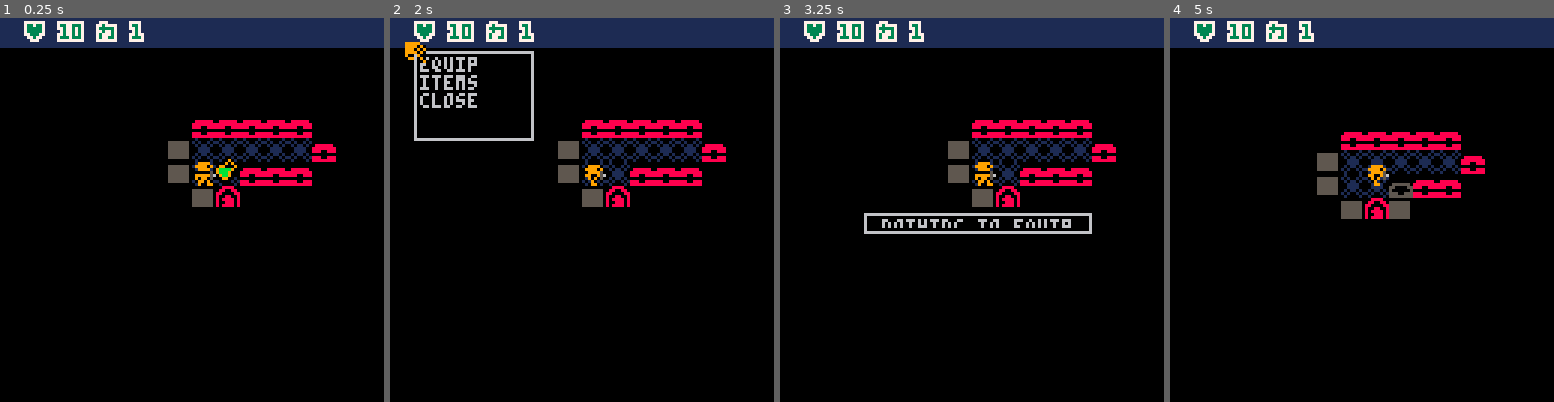
Above: before the commit, frames 1-4 (left to right).
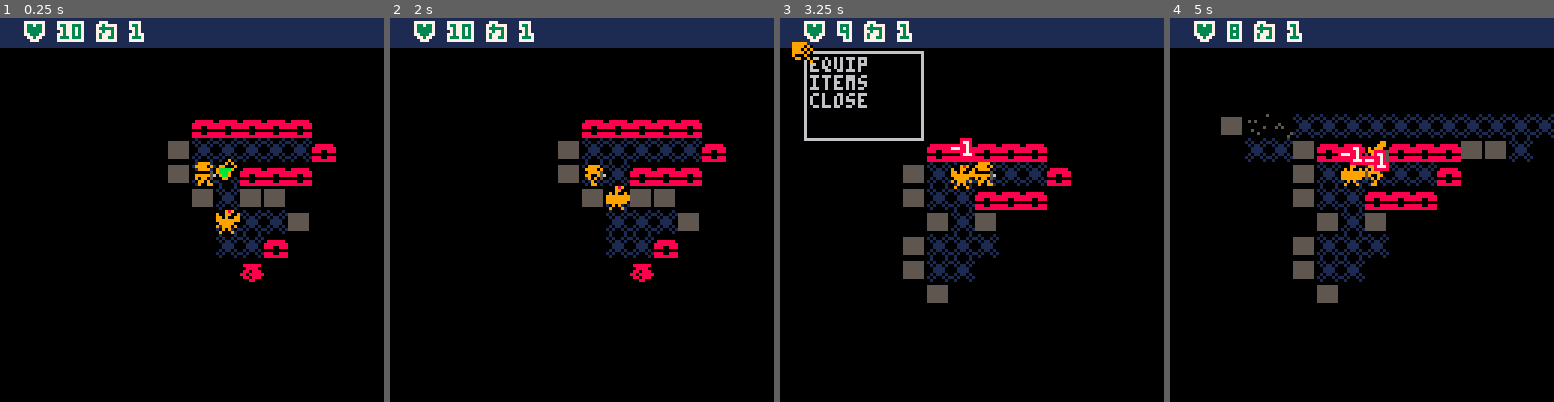
Above: after the commit, the same moments.

Repository: chebastian/picoabyss
Game: PICO-8 cartridge rouge.p8
The game is run twice, just before and just after one commit, with the same random seed, the same clock (stepped at 60 frames per second) and the same inputs.
Inputs:
- Up to frame 1 (0.25 s): no input
- Up to frame 2 (2 s): tap X (X key) at 0.33, 1.07, 1.85 s; tap O (Z key) at 0.7, 1.7 s; hold Right from 1.6 s (still down)
- Up to frame 3 (3.25 s): release Right at 2.1 s; tap O (Z key) at 2.1, 2.5, 2.9 s; hold Up 2.15-2.42 s; hold Right 2.47-3.03 s; tap X (X key) at 2.97 s; hold Left from 3.08 s (still down)
- Up to frame 4 (5 s): tap O (Z key) every 0.4 s from 3.3 to 4.9 s; release Left at 3.58 s; hold Down 3.63-3.97 s; hold Right 4.02-4.68 s; tap X (X key) at 4.08 s; hold Up from 4.73 s (still down)

The runs differ from the first frame. In frame 1, 2.3% of the frame differs, in the area x 56-81%, y 43-69%; in frame 2, 4.1%; in frame 3, 12%; in frame 4, 13%, in the area x 13-100%, y 0-75%.

Commit message:
update player turn first, then enemies

Diff:
--- a/rouge.p8
+++ b/rouge.p8
@@ -210,20 +210,18 @@
 	local has_player_input = _d
 
 	if has_player_input then
-	 nxt_turn()
+	 plr_turn()
 	end
 end
--- THIS IS A COMMENT
-function nxt_turn()
- if _d == nil then
+
+function plr_turn()
+	_t⧗ = 0
+	if _d == nil then
   _d = p(0,0)
  end
-	_t⧗ = 0
-
- for e in all(_ents) do
-  e:upd()
- end
-
+ _plyr:upd()
+ _on_turn_done = ai_turn
+ _trn_spd = 1/10
  push_upd(upd_ease)
 
  _srch_tiles =
@@ -235,7 +233,24 @@
     },
     {})
  updatefow()
-
+end
+
+function ai_turn()
+	_t⧗ = 0
+	_trn_spd = 1/6
+ for e in all(_ents) do
+ 	if not is_player(e) then
+ 	 e:upd()
+ 	end
+ end
+
+ push_upd(upd_ease)
+ _on_turn_done = turn_done
+end
+
+function turn_done()
+ _trn_spd = 1/10
+ _on_turn_done = noop
 end
 
 function ease_lerp(ent)
@@ -268,10 +283,12 @@
 
 function upd_ease()
   buff_input()
- _t⧗=min(_t⧗+1/10,1)
+ _t⧗=min(_t⧗+_trn_spd,1)
  if(_t⧗ == 1) then
   pop_upd()
+  set_lst_pos(_cam)
   foreach(_ents,set_lst_pos)
+  _on_turn_done()
   return
  end
 
@@ -785,13 +802,13 @@
 
 function on_eqp_sel(idx)
 	eqp_item(idx,_plyr)
- nxt_turn()
+ plr_turn()
 end
 
 function on_inv_sel(idx)
 
  use_item(idx,_plyr)
- nxt_turn()
+ plr_turn()
 end
 
 function upd_inv(win)
@@ -1236,17 +1253,18 @@
 -->8
 -- todo
 
--- move blackout to screenspace
-
+-- [x] move blackout to screenspace
 -- [x] spawn items only to chests
+-- [x] fow
+-- [x] atk adjecent
+-- [x] atk dst
+
 -- [] potion drop when destroying pots
 -- [] slime idle patterns
 -- [] slime sight
--- [] fow
 -- [] rand room layout
 -- [] rand rooms
--- [] atk adjecent
--- [] atk dst
+
 -- [] trigger trap dmg
 -- [] 111 menu checked set on player for viewing selection in ui
 -- [] 222 atk and atk pattern set on entity directly
@@ -1531,7 +1549,7 @@
 020505010b0b0b0b0b0b01010505050505050505050505050505050505050000000000000000000000000000000000000000000000000000000000000000000000000000000000000000000000000000000000000000000000000000000000000000000000000000000000000000000000000000000000000000000000000000
 0305050105050505050b0f010505050505050505050505050505050505050000000000000000000000000000000000000000000000000000000000000000000000000000000000000000000000000000000000000000000000000000000000000000000000000000000000000000000000000000000000000000000000000000
 0505050105050b0b0b050d010101010105050505010101010101010105050000000000000000000000000000000000000000000000000000000000000000000000000000000000000000000000000000000000000000000000000000000000000000000000000000000000000000000000000000000000000000000000000000
-0505050101090101010505050105050101090101010505050505050105050000000000000000000000000000000000000000000000000000000000000000000000000000000000000000000000000000000000000000000000000000000000000000000000000000000000000000000000000000000000000000000000000000
+0505050101050101010505050105050101090101010505050505050105050000000000000000000000000000000000000000000000000000000000000000000000000000000000000000000000000000000000000000000000000000000000000000000000000000000000000000000000000000000000000000000000000000
 0505050105050505010505050505050905050505010505050505050105050000000000000000000000000000000000000000000000000000000000000000000000000000000000000000000000000000000000000000000000000000000000000000000000000000000000000000000000000000000000000000000000000000
 050505010505050b010d0f0d0105050105050505090505050505050105050000000000000000000000000000000000000000000000000000000000000000000000000000000000000000000000000000000000000000000000000000000000000000000000000000000000000000000000000000000000000000000000000000
 0005050101010d01010101010101050105050505010901010101010105050000000000000000000000000000000000000000000000000000000000000000000000000000000000000000000000000000000000000000000000000000000000000000000000000000000000000000000000000000000000000000000000000000
